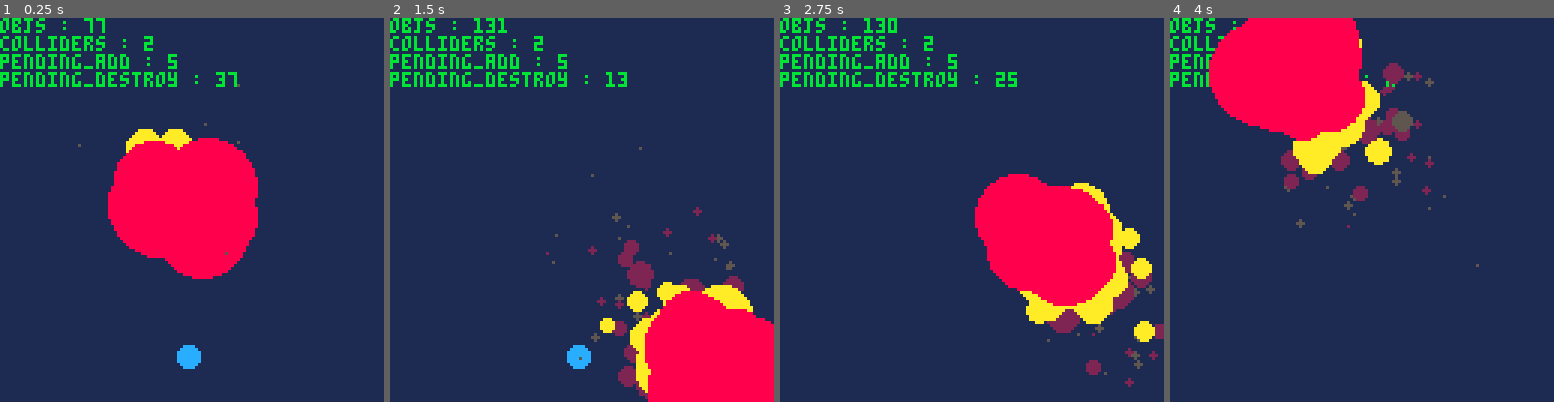
Above: before the commit, frames 1-4 (left to right).
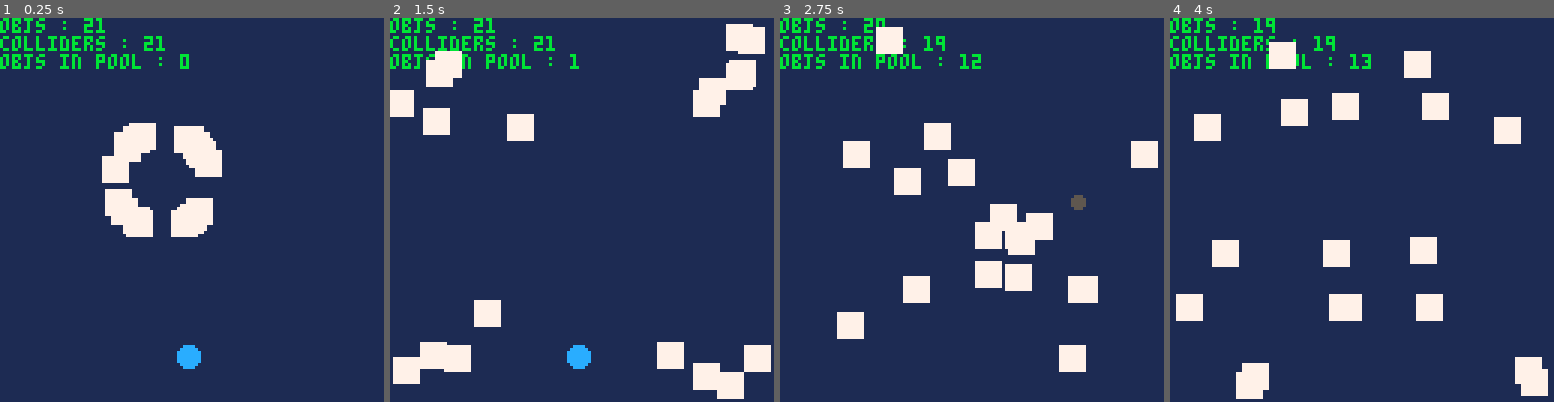
Above: after the commit, the same moments.

Repository: chihirotange/pico8
Game: PICO-8 cartridge shmup2/main.p8
The game is run twice, just before and just after one commit, with the same random seed, the same clock (stepped at 60 frames per second) and the same inputs.
Inputs:
- Up to frame 1 (0.25 s): no input
- Up to frame 2 (1.5 s): tap O (Z key) at 0.7 s
- Up to frame 3 (2.75 s): hold Right 1.6-2.1 s; tap O (Z key) at 1.7, 2.1, 2.5 s; hold Up 2.15-2.42 s; hold Right from 2.47 s (still down)
- Up to frame 4 (4 s): tap O (Z key) at 2.9, 3.3, 3.7 s; release Right at 3.03 s; hold Left 3.08-3.58 s; hold Down 3.63-3.97 s

The runs differ from the first frame. In frame 1, 14% of the frame differs, in the area x 0-68%, y 0-68%; in frame 2, 20%; in frame 3, 20%; in frame 4, 22%, in the area x 0-99%, y 0-100%.

Commit message:
fixed memory problem

Diff:
--- a/shmup2/bullet.lua
+++ b/shmup2/bullet.lua
@@ -1,8 +1,11 @@
+_type_bullet = "bullet"
 function create_bullet(_team, _loc, _vel, _spd, _r)
+    foo = _loc -- @TODO: global variable for temp, it's ugly but i don't know other way
     create_object({
         loc = _loc,
         vel = _vel,
         spd = _spd,
+        type = _type_bullet,
         r = _r,
         team = _team,
         tags = {"can_deal_dmg"},
@@ -11,7 +14,7 @@
         sy = 5,
         sx = 0,
         init = function(self)
-            printh(self.team)
+            self.loc = foo
         end,
         update = function(self)
             local _ENV = self
--- a/shmup2/enemy.lua
+++ b/shmup2/enemy.lua
@@ -1,14 +1,19 @@
-_ene_basic = 1
+_type_ene_basic = "basic enemy"
 
 function create_enemy(_loc, type)
-    if type == _ene_basic then
+    foo = _loc
+    if type == _type_ene_basic then
         create_object({
             loc = _loc,
             team = _team_enemy,
+            type = _type_ene_basic,
             shoot_timer = 0, -- shoot delay in frame
             shoot_delay = 30,
             mov_spd = 1,
             mov_dir = v_rnd(),
+            init = function(self)
+                self.loc = foo
+            end,
             update = function(self)
                 local _ENV = self
                 -- shoot
@@ -27,15 +32,16 @@
                 end
                 loc = v_add(loc, v_mul(mov_dir, mov_spd))
 
-                create_part_system(v_add(loc, vector(4,4)), 10, 8, 30)
+                -- create_part_system(v_add(loc, vector(4,4)), 7, 8, 30)
             end,
             on_overlap = function(self, other_obj)
                 local _ENV = self
                 if other_obj.team ~= team
                     and contains(other_obj.tags, "can_deal_dmg") then
                     create_part_system(loc, 10, 8, 20)
-                    mov_dir = v_rnd()
-                    mov_spd += 0.5
+                    self:destroy()
+                    -- mov_dir = v_rnd()
+                    -- mov_spd += 0.5
                 end
             end,
             draw = function(self)
--- a/shmup2/framework/class.lua
+++ b/shmup2/framework/class.lua
@@ -3,7 +3,7 @@
 _G.__index = _G
 all_objects = {}
 all_collider_object = {}
-pending_destroy_object = {}
+pool_objects = {}
 pending_add_objects = {}
 
 object_base = setmetatable ({
@@ -11,6 +11,7 @@
     col_enable = false,
     w = 8,
     h = 8,
+    type, -- object MUST HAVE type to be able to spawn from pool
     tags = {},
     init = function(self)
     end,
@@ -23,19 +24,19 @@
     end,
     destroy = function(self)
         self.pending_destroy = true
-        add(pending_destroy_object, self)
+        add(pool_objects, self)
     end
 }, _G)
 object_base.__index = object_base
 
 update_all_objects = function()
-    --add pending add to object list
-    for pd_obj in all(pending_destroy_object) do
+    -- add pending add to object list
+    for pd_obj in all(pool_objects) do
         del(all_objects, pd_obj)
         del(all_collider_object, pd_obj)
         pd_obj = nil
     end
-    pending_destroy_object = {}
+    -- pool_objects = {}
     for pa_obj in all(pending_add_objects) do
         add(all_objects, pa_obj)
         if pa_obj.have_collider then
@@ -61,12 +62,19 @@
 end
 
 function create_object(tbl, have_collider)
-    local obj = tbl or {}
-    setmetatable (obj, object_base)
-    add(pending_add_objects, obj)
-    obj:init()
+    local sp_obj = tbl or {}
+    -- check if available in pool
+    for obj in all(pool_objects) do
+        if obj.type == tbl.type then
+            sp_obj = obj
+            del(pool_objects, obj)
+        end
+    end
+    setmetatable (sp_obj, object_base)
+    add(pending_add_objects, sp_obj)
+    sp_obj:init()
     if have_collider then
-        obj.have_collider = true
+        sp_obj.have_collider = true
     end
-    return obj
+    return sp_obj
 end
--- a/shmup2/framework/particle.lua
+++ b/shmup2/framework/particle.lua
@@ -1,11 +1,16 @@
 function create_particle(_loc, _r, _c, _lifespan)
+    foo = _loc
     local particle = create_object({
         loc = _loc,
         r = _r,
         c = _c,
+        type = "particle",
         vel = v_rnd(),
         lifetime = 0, -- unit is frame
         lifespan = _lifespan + rnd(_lifespan),
+        init = function(self)
+            self.loc = foo
+        end,
         update = function(self)
             local _ENV = self
             lifetime += 1
--- a/shmup2/game.lua
+++ b/shmup2/game.lua
@@ -1,9 +1,9 @@
 function _init()
     printh("start")
-    for i = 1,1 do
-        create_enemy(vector(50, 50), _ene_basic)
+    for i = 1,20 do
+        create_enemy(vector(50, 50), _type_ene_basic)
     end
-    -- create_enemy(100, 10)
+    -- create_enemy(vector(50,50), _type_ene_basic)
 end
 
 function _update60()
@@ -19,6 +19,6 @@
 function draw_debug()
     text_debug("objs", count(all_objects))
     text_debug("colliders", count(all_collider_object))
-    text_debug("pending_add", count(pending_add_objects))
-    text_debug("pending_destroy", count(pending_destroy_object))
+    -- text_debug("pending_add", count(pending_add_objects))
+    text_debug("objs in pool", count(pool_objects))
 end
--- a/shmup2/ship.lua
+++ b/shmup2/ship.lua
@@ -8,7 +8,7 @@
     sx = 0,
     sy = 0,
     spr_i = 2,
-    bul_spd = 4,
+    bul_spd = 6,
     default_bul_timer = 7, --unit is frames
     bul_timer = 0,
     update = function(self)
